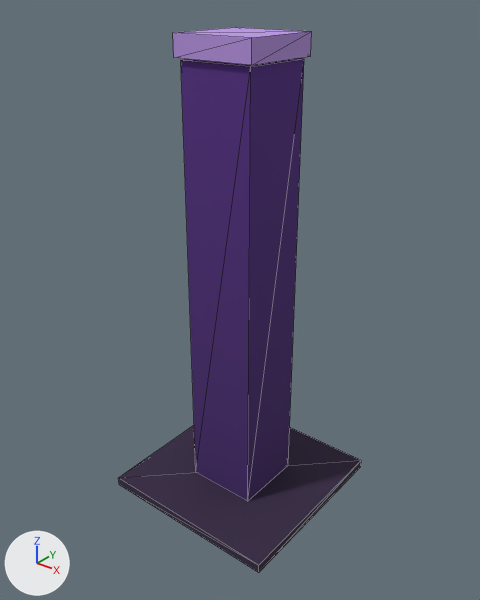
A saved change to the glTF model data/model/model_45_crystal.glb.
The view is the same before and after, from a camera (50 mm lens) standing at (1.89, -2.39, 2.61) and looking at (0.01, -0.03, 1.15). Lighting does not change. The marker at lower left points along +X, +Y and +Z. The first picture is the older version. Mesh edges are drawn as thin lines. Vertices at exactly the same position are counted once.

Before the edit, the objects in view are built like this:
```python
me_mesh_0 = bpy.data.meshes.new('Mesh_0')
me_mesh_0.from_pydata(...)  # 24 vertices, 36 faces; spans x -0.5..0.5, y -0.5..0.5, z 0.0..2.4
me_mesh_0.materials.append(mat_material_0)  # picture img_image_0
# before: 8 (0.19, -0.19, 0.05) at pixel (247, 501), 9 (-0.19, -0.19, 0.05) at pixel (195, 472), 10 (-0.19, 0.19, 0.05), 11 (0.19, 0.19, 0.05) at pixel (288, 465), 12 (0.19, -0.19, 2.29) at pixel (250, 66)
# before: 13 (-0.19, -0.19, 2.29) at pixel (180, 60), 14 (-0.19, 0.19, 2.29), 15 (0.19, 0.19, 2.29) at pixel (304, 58)
ob_mesh_0 = bpy.data.objects.new('Mesh_0', me_mesh_0)
ob_mesh_0.location = (0.0, 0.0, 0.0)
```
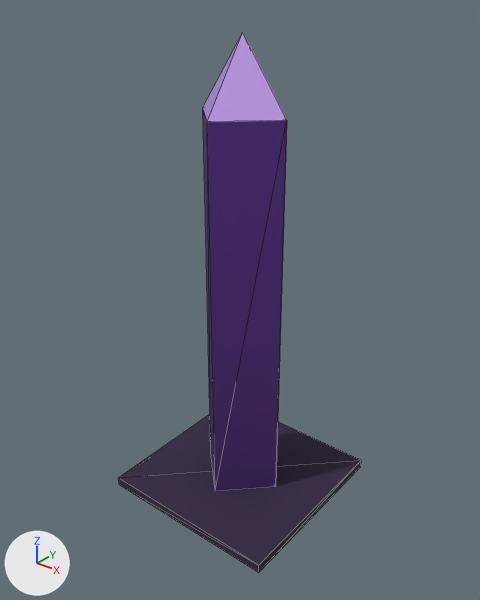
What changed in the scene script:
```text
Change me_mesh_0:
    used by ob_mesh_0; location = (0.0, 0.0, 0.0)
    verts and faces of me_mesh_0; kept vertices keep their numbers, new ones are numbered from 24
    remove me_mesh_0.from_pydata(...)  # 24 vertices, 36 faces; spans x -0.5..0.5, y -0.5..0.5, z 0.0..2.4
    add me_mesh_0.from_pydata(...)  # 19 vertices, 30 faces; spans x -0.5..0.5, y -0.5..0.5, z 0.0..2.4
    me_mesh_0 part 1: the loose piece of 8 vertices spanning x -0.21..0.21, y -0.21..0.21, z 2.3..2.4 is deleted
    me_mesh_0 part 2
    add delete_vertices([15])  # with the faces that use them
    add verts[8] = (0.24, 0.0, 0.05)  # moved, pixel (275, 486)
    add verts[9] = (0.0, -0.24, 0.05)  # moved, pixel (215, 491)
    add verts[10] = (-0.24, 0.0, 0.05)  # moved, pixel (210, 452)
    add verts[11] = (0.0, 0.24, 0.05)  # moved
    add verts[12] = (0.24, 0.0, 2.06)  # moved, pixel (286, 120)
    add verts[13] = (0.0, -0.24, 2.06)  # moved, pixel (207, 121)
    add verts[14] = (-0.24, 0.0, 2.06)  # moved, pixel (202, 107)
    add verts[24] = (0.0, 0.24, 2.06)
    add verts[25] = (0.24, 0.0, 2.06)  # pixel (286, 120)
    add verts[26] = (0.24, 0.0, 0.05)  # pixel (275, 486)
    add verts[27] = (0.0, 0.0, 2.4)  # pixel (242, 32)
    add faces += [(11, 14, 24), (24, 25, 26), (11, 24, 26), (13, 24, 14), (12, 24, 13), (12, 13, 14)]
    add faces += [(12, 14, 24), (12, 27, 13), (13, 27, 14), (14, 27, 24), (24, 27, 25)]
```

Changed parts and their boxes (x1, y1, x2, y2) in the pictures (480 x 600 px):
'Mesh_0', reshaped: before (119, 27, 361, 573); after (119, 33, 361, 573)
part 1 of me_mesh_0, deleted (purple): before (173, 27, 312, 65)
part 2 of me_mesh_0, cut back: before (184, 58, 304, 501); after (203, 33, 287, 122)
